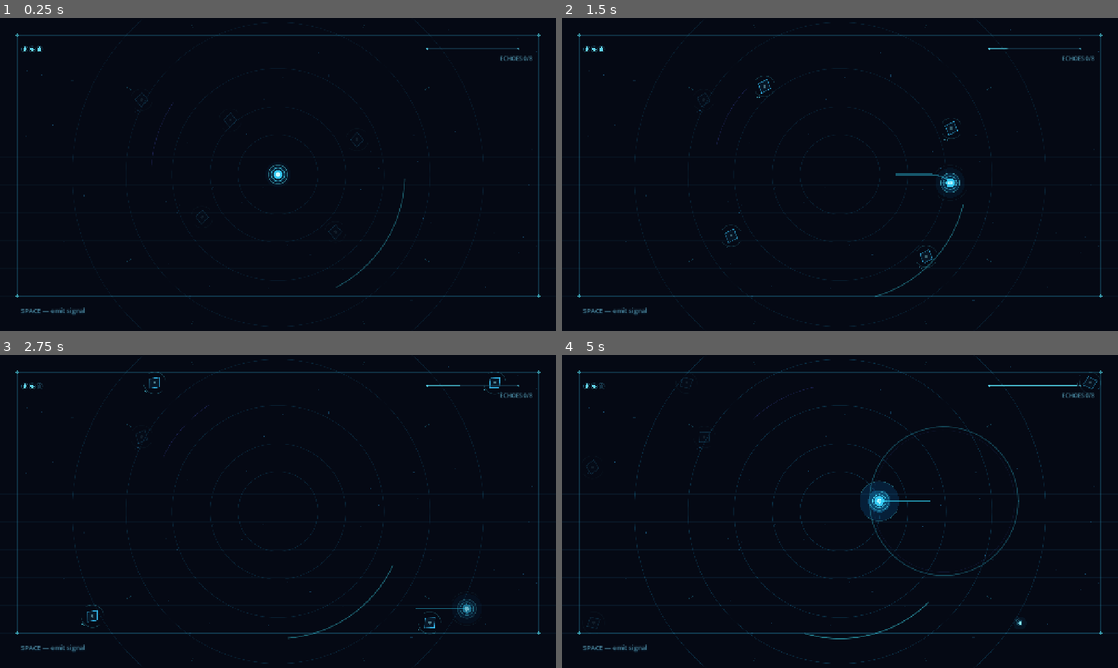
Above: before the commit, frames 1-4 (two rows, left to right).
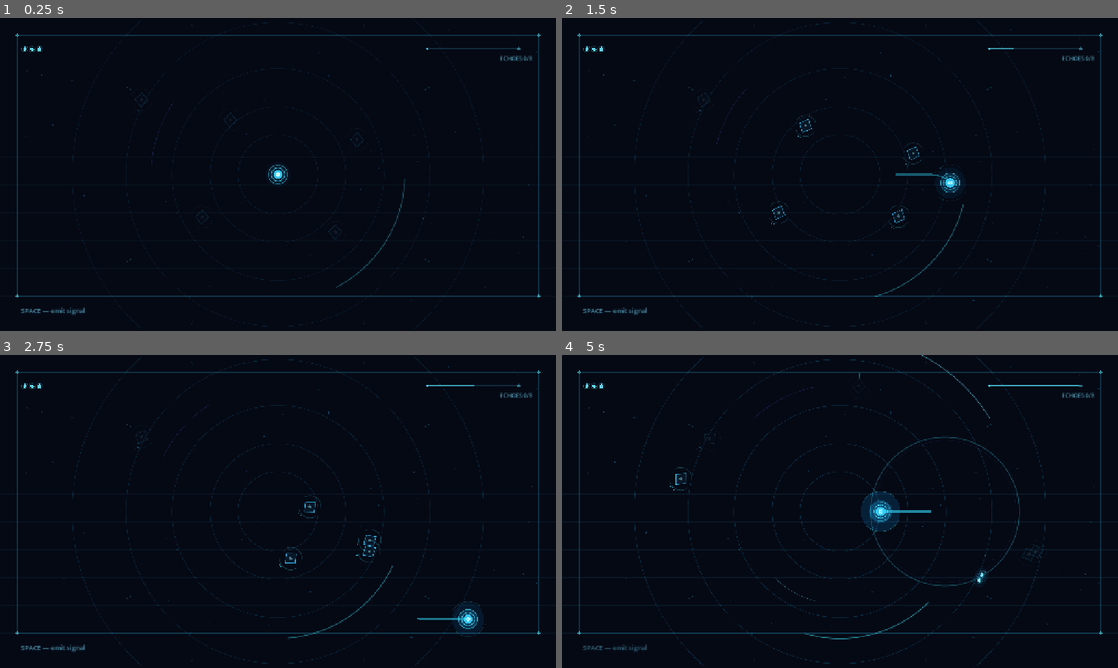
Above: after the commit, the same moments.

Repository: Gustavo-Wallace/hollow-signal
Game: Godot game, scene res://scenes/main.tscn
The game is run twice, just before and just after one commit, with the same random seed, the same clock (stepped at 60 frames per second) and the same inputs.
Inputs:
- Up to frame 1 (0.25 s): no input
- Up to frame 2 (1.5 s): tap Enter (ui_accept) at 0.5, 0.77 s; hold D (move_right) 0.53-1.28 s; tap R at 0.6, 1.35 s; hold S (move_down) from 1.28 s (still down)
- Up to frame 3 (2.75 s): tap Enter (ui_accept) at 1.52 s; release S (move_down) at 2.03 s; hold D (move_right) from 2.03 s (still down); tap R at 2.1 s
- Up to frame 4 (5 s): release D (move_right) at 2.78 s; hold W (move_up) 2.78-3.53 s; tap R at 2.85, 3.6, 4.35 s; tap Enter (ui_accept) at 3.02, 3.77, 4.52 s; hold A (move_left) from 3.53 s (still down)

The runs differ from the first frame. In frame 1, less than 0.1% of the frame differs, in the area x 93-94%, y 9-11%; in frame 2, 0.3%; in frame 3, 0.7%; in frame 4, 1.7%, in the area x 3-97%, y 0-95%.

Commit message:
signal exposure threat

Diff:
--- a/scripts/arena.gd
+++ b/scripts/arena.gd
@@ -16,7 +16,7 @@
 var exposure := 0.0
 var run_state := RunState.PLAYING
 var echoes_collected := 0
-var spawn_timer := 3.8
+var spawn_timer := 3.2
 var elapsed_time := 0.0
 @onready var arena_camera: Camera2D = $ArenaCamera
 
@@ -108,7 +108,10 @@
 		return
 	_spawn_wraith_at_edge()
 	var run_pressure := minf(elapsed_time / 90.0, 1.0)
-	spawn_timer = lerpf(5.3, 2.4, exposure * 0.7 + run_pressure * 0.3)
+	match get_exposure_band():
+		0: spawn_timer = 5.4 - run_pressure * 0.6
+		1: spawn_timer = 3.35 - run_pressure * 0.45
+		_: spawn_timer = 1.65 - run_pressure * 0.25
 
 
 func _spawn_wraith_at_edge() -> void:
@@ -128,6 +131,16 @@
 	wraith.position = spawn_position
 	add_child(wraith)
 	wraith.call("begin_emergence")
+	if exposure >= 0.34:
+		wraith.call("wake_for_exposure", exposure)
+
+
+func get_exposure_band() -> int:
+	if exposure >= 0.67:
+		return 2
+	if exposure >= 0.34:
+		return 1
+	return 0
 
 
 func _update_final_echo_pulse() -> void:
@@ -193,6 +206,10 @@
 	var rotating_angle := drift * 0.16
 	draw_arc(center, 292.0, rotating_angle, rotating_angle + 1.05, 48, Color(0.25, 0.92, 1.0, 0.32 + exposure * 0.16), 2.0, true)
 	draw_arc(center, 292.0, rotating_angle + PI, rotating_angle + PI + 0.56, 32, Color(0.37, 0.42, 1.0, 0.22), 1.0, true)
+	if get_exposure_band() == 2:
+		var critical_pulse := 0.34 + sin(drift * 4.0) * 0.16
+		draw_arc(center, 406.0, -rotating_angle * 1.8, -rotating_angle * 1.8 + 0.88, 42, Color(0.42, 0.9, 1.0, critical_pulse), 1.6, true)
+		draw_arc(center, 214.0, rotating_angle * 2.3, rotating_angle * 2.3 + 0.52, 32, Color(0.42, 0.9, 1.0, critical_pulse * 0.7), 1.0, true)
 
 
 func _draw_stars() -> void:
--- a/scripts/echo_wraith.gd
+++ b/scripts/echo_wraith.gd
@@ -1,7 +1,7 @@
 extends Node2D
 
-const DORMANT_SPEED := 34.0
-const ALERT_SPEED := 92.0
+const DORMANT_SPEED := 52.0
+const ALERT_SPEED := 132.0
 const REVEAL_DURATION := 2.6
 const ALERT_DURATION := 2.0
 const DEATH_DURATION := 0.52
@@ -47,18 +47,18 @@
 	var player_exposure := 0.0
 	if player and player.has_method("get_exposure"):
 		player_exposure = float(player.call("get_exposure"))
-	var has_target := alert_time > 0.0
-	if player and not has_target:
-		var awareness_radius := lerpf(150.0, 520.0, player_exposure)
-		if global_position.distance_to(player.global_position) <= awareness_radius:
+	var has_target := false
+	if player:
+		var awareness_radius := lerpf(140.0, 620.0, player_exposure)
+		if alert_time > 0.0 or global_position.distance_to(player.global_position) <= awareness_radius:
 			target_position = player.global_position
 			has_target = true
 	if has_target:
 		var direction := global_position.direction_to(target_position)
 		var speed := ALERT_SPEED if alert_time > 0.0 else DORMANT_SPEED
-		velocity = velocity.move_toward(direction * speed * (1.0 + player_exposure * 0.7), delta * 64.0)
+		velocity = velocity.move_toward(direction * speed * (1.0 + player_exposure * 1.15), delta * 128.0)
 	else:
-		velocity = velocity.move_toward(Vector2.ZERO, delta * 38.0)
+		velocity = velocity.move_toward(Vector2.ZERO, delta * 52.0)
 	global_position += velocity * delta
 	global_position = global_position.clamp(ARENA_BOUNDS.position, ARENA_BOUNDS.end)
 	if player and global_position.distance_to(player.global_position) <= 27.0:
@@ -73,8 +73,10 @@
 		push_direction = Vector2.RIGHT.rotated(phase)
 	velocity += push_direction * force
 	target_position = origin
-	reveal_time = REVEAL_DURATION
-	alert_time = ALERT_DURATION
+	var player := get_tree().get_first_node_in_group("signal_player")
+	var player_exposure := float(player.call("get_exposure")) if player else 0.0
+	reveal_time = maxf(reveal_time, REVEAL_DURATION + player_exposure * 0.8)
+	alert_time = maxf(alert_time, lerpf(ALERT_DURATION, 4.1, player_exposure))
 	flash_amount = 1.0
 	health -= damage
 	if health <= 0:
@@ -85,6 +87,15 @@
 func begin_emergence() -> void:
 	emergence = 0.0
 	reveal_amount = 0.02
+	queue_redraw()
+
+
+func wake_for_exposure(exposure_level: float) -> void:
+	if exposure_level < 0.34:
+		return
+	reveal_time = lerpf(0.7, 2.0, exposure_level)
+	alert_time = lerpf(0.9, 3.2, exposure_level)
+	flash_amount = 0.45
 	queue_redraw()
 
 
--- a/scripts/hud.gd
+++ b/scripts/hud.gd
@@ -27,7 +27,10 @@
 func _draw_exposure(exposure: float) -> void:
 	var origin := Vector2(984.0, 71.0)
 	var length := 210.0
+	var critical_pulse := 1.0
+	if exposure >= 0.67:
+		critical_pulse = 0.62 + absf(sin(Time.get_ticks_msec() * 0.006)) * 0.38
 	draw_line(origin, origin + Vector2(length, 0.0), Color(0.14, 0.36, 0.46, 0.52), 2.0, true)
-	draw_line(origin, origin + Vector2(length * exposure, 0.0), Color(0.35, 0.92, 1.0, 0.58 + exposure * 0.35), 2.0, true)
+	draw_line(origin, origin + Vector2(length * exposure, 0.0), Color(0.35, 0.92, 1.0, (0.58 + exposure * 0.35) * critical_pulse), 2.0, true)
 	draw_circle(origin, 2.6, Color(0.37, 0.9, 1.0, 0.68))
-	draw_circle(origin + Vector2(length, 0.0), 2.6, Color(0.37, 0.9, 1.0, 0.45))
+	draw_circle(origin + Vector2(length, 0.0), 2.6 + (critical_pulse - 0.62) * 2.5, Color(0.37, 0.9, 1.0, 0.45 * critical_pulse))
--- a/scripts/player.gd
+++ b/scripts/player.gd
@@ -3,11 +3,11 @@
 const MAX_SPEED := 330.0
 const ACCELERATION := 1250.0
 const DECELERATION := 1650.0
-const PULSE_COOLDOWN := 0.65
+const PULSE_COOLDOWN := 0.82
 const MAX_HEALTH := 3
 const INVULNERABILITY_DURATION := 1.0
-const EXPOSURE_PER_PULSE := 0.28
-const EXPOSURE_DECAY := 0.09
+const EXPOSURE_PER_PULSE := 0.31
+const EXPOSURE_DECAY := 0.05
 const ARENA_BOUNDS := Rect2(62.0, 62.0, 1156.0, 556.0)
 
 var velocity := Vector2.ZERO
@@ -19,6 +19,7 @@
 var damage_flash := 0.0
 var destroyed := false
 @onready var trail: Line2D = $Trail
+@onready var signal_hint: Label = $"../Interface/SignalHint"
 
 
 func _ready() -> void:
@@ -33,6 +34,7 @@
 	_move(delta)
 	_update_trail()
 	pulse_cooldown = maxf(0.0, pulse_cooldown - delta)
+	signal_hint.modulate.a = 0.28 + (1.0 - pulse_cooldown / PULSE_COOLDOWN) * 0.72
 	invulnerability_time = maxf(0.0, invulnerability_time - delta)
 	exposure = maxf(0.0, exposure - EXPOSURE_DECAY * delta)
 	damage_flash = maxf(0.0, damage_flash - delta * 3.5)
--- a/scripts/pulse.gd
+++ b/scripts/pulse.gd
@@ -2,7 +2,7 @@
 
 const LIFETIME := 0.72
 const MAX_RADIUS := 230.0
-const SIGNAL_FORCE := 240.0
+const SIGNAL_FORCE := 105.0
 const SIGNAL_DAMAGE := 1
 
 var age := 0.0
@@ -22,7 +22,9 @@
 	for target in get_tree().get_nodes_in_group("echo_wraith"):
 		if target is Node2D and target not in affected_targets and global_position.distance_to(target.global_position) <= radius:
 			affected_targets.append(target)
-			target.receive_signal_pulse(global_position, SIGNAL_FORCE, SIGNAL_DAMAGE)
+			var distance_ratio := global_position.distance_to(target.global_position) / MAX_RADIUS
+			var force_falloff := lerpf(0.9, 0.32, distance_ratio)
+			target.receive_signal_pulse(global_position, SIGNAL_FORCE * force_falloff, SIGNAL_DAMAGE)
 
 
 func _draw() -> void:
